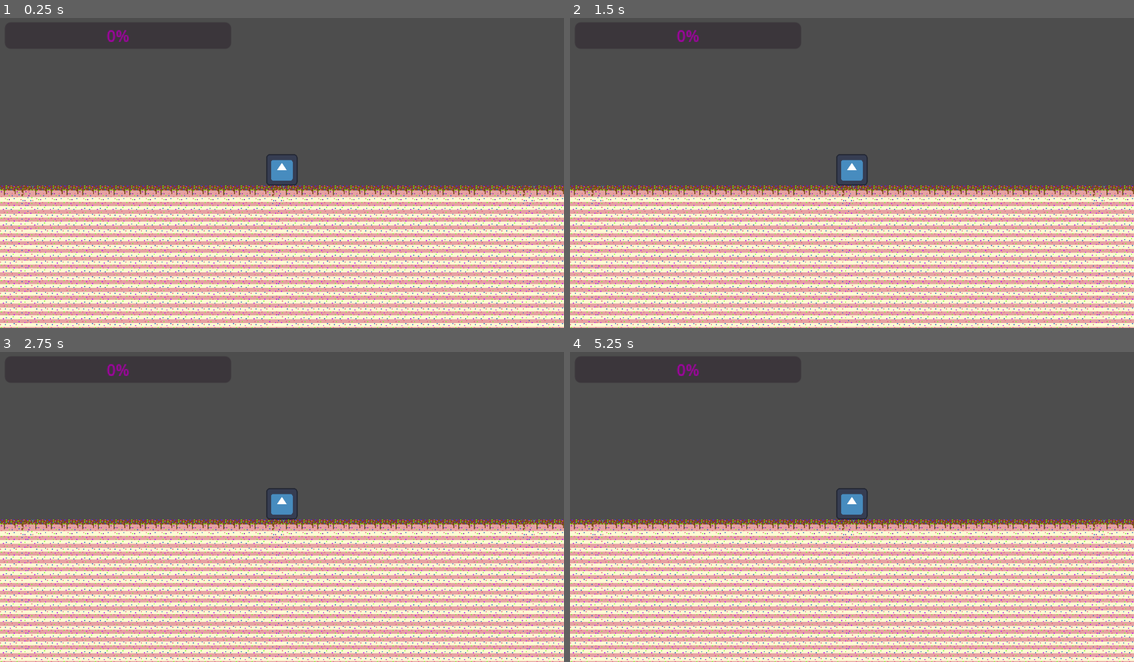
Above: before the commit, frames 1-4 (two rows, left to right).
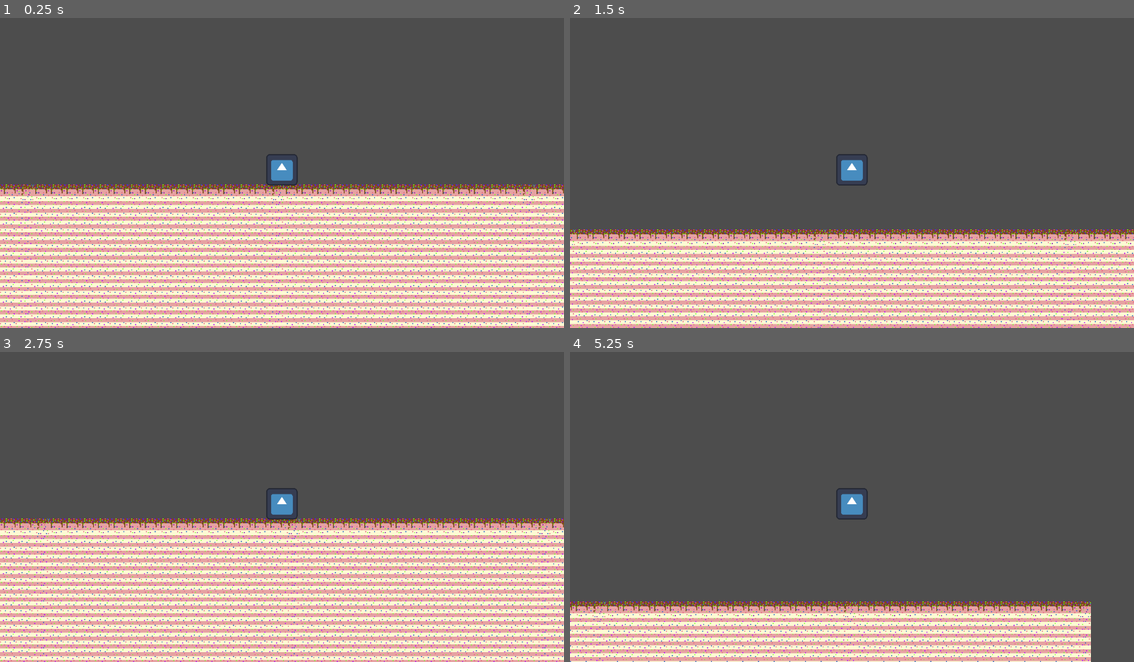
Above: after the commit, the same moments.

Repository: damfle47/DTE-internal
Game: Godot game, scene res://node_2d.tscn
The game is run twice, just before and just after one commit, with the same random seed, the same clock (stepped at 60 frames per second) and the same inputs. The engine's default icon, where the game draws it, is replaced by a stand-in: a white triangle on a blue panel in a dark square.
Inputs:
- Up to frame 1 (0.25 s): no input
- Up to frame 2 (1.5 s): tap Enter (ui_accept) at 0.5, 0.6, 0.77, 1.07, 1.35 s; hold Right (ui_right) from 0.53 s (still down)
- Up to frame 3 (2.75 s): tap Enter (ui_accept) at 1.52, 1.82, 2.1 s; release Right (ui_right) at 2.03 s; hold Left (ui_left) from 2.03 s (still down)
- Up to frame 4 (5.25 s): release Left (ui_left) at 2.78 s; hold Right (ui_right) 2.78-4.28 s; tap Enter (ui_accept) at 2.85, 3.02, 3.32, 3.6, 3.77, 4.07, 4.35, 4.52, 4.82, 5.1 s; hold Left (ui_left) 4.28-5.03 s; hold Right (ui_right) from 5.03 s (still down)

The runs differ from the first frame. In frame 1, 21% of the frame differs, in the area x 0-100%, y 3-100%; in frame 2, 41%; in frame 3, 21%; in frame 4, 45%.
Error before the commit: Invalid assignment of property or key 'max_value' with value of type 'float' on a base object of type 'null instance'. (res://character_body_2d.gd:13)

Commit message:
hp drain

Diff:
--- a/new-game-project/character_body_2d.gd
+++ b/new-game-project/character_body_2d.gd
@@ -1,37 +1,45 @@
 extends CharacterBody2D
 
-@export var max_health: float = 100.0
-@export var damage_per_second: float = 5.0
+@export var max_health := 100
+@export var health_drain_per_second := 5.0
 
-var health: float
+const SPEED = 300.0
+const JUMP_VELOCITY = -400.0
 
-@onready var health_bar: Timer = $ProgressBar
+var health : float
+var movement_started := false
 
 func _ready():
 	health = max_health
 
-	health_bar.max_value = max_health
-	health_bar.value = health
+func _physics_process(delta):
+	# Gravity
+	if not is_on_floor():
+		velocity += get_gravity() * delta
 
-func _process(delta):
-	# Lose health over time
-	health -= damage_per_second * delta
-	health = clamp(health, 0, max_health)
+	# Jump
+	if Input.is_action_just_pressed("ui_accept") and is_on_floor():
+		velocity.y = JUMP_VELOCITY
 
-	update_health_bar()
+	# Horizontal movement
+	var direction := Input.get_axis("ui_left", "ui_right")
+
+	if direction:
+		velocity.x = direction * SPEED
+		movement_started = true
+	else:
+		velocity.x = move_toward(velocity.x, 0, SPEED)
+
+	# Drain health after moving
+	if movement_started:
+		health -= health_drain_per_second * delta
+		print(health)
 
 	if health <= 0:
 		die()
 
-func heal(amount: float):
-	health += amount
-	health = clamp(health, 0, max_health)
-
-	update_health_bar()
-
-func update_health_bar():
-	health_bar.value = health
+	move_and_slide()
 
 func die():
-	print("Player died")
+	print("Player died!")
 	queue_free()
--- a/new-game-project/character_body_2d.tscn
+++ b/new-game-project/character_body_2d.tscn
@@ -34,15 +34,3 @@
 position = Vector2(0, -0.5)
 scale = Vector2(0.5, 0.5)
 shape = SubResource("RectangleShape2D_ij6vw")
-
-[node name="Timer" type="Timer" parent="."]
-wait_time = 15.0
-
-[node name="ProgressBar" type="ProgressBar" parent="Timer"]
-modulate = Color(0.68432, 0.000352606, 0.684315, 1)
-offset_left = -276.0
-offset_top = -193.0
-offset_right = -45.0
-offset_bottom = -166.0
-fill_mode = 1
-metadata/_edit_use_anchors_ = true
Empty file added: new-game-project/label.gd
Not shown, added: new-game-project/label.gd.uid
